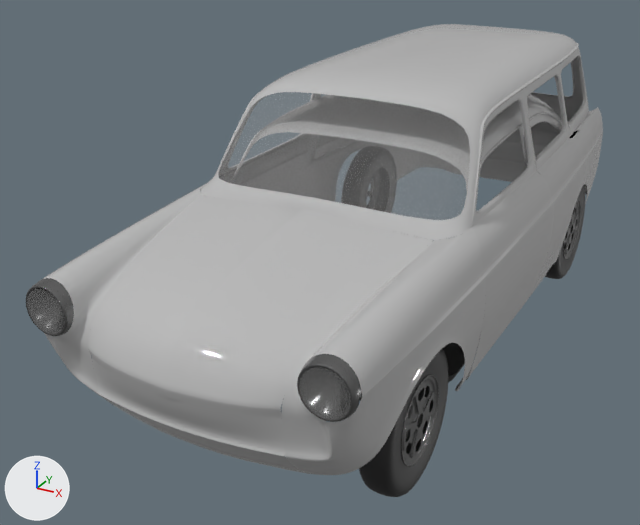
A saved change to the glTF model public/volkswagen-type3.glb.
Camera for both pictures: a camera (50 mm lens) standing at (1.83, -4.18, 1.81) and looking at (-0.29, -0.31, -0.12). The lights are fixed; the arrows at lower left show +X, +Y and +Z. Where no turn or scale is listed for an object, it has been applied to the vertices. Vertices at the same position are counted once.

Names of what the first picture shows: 'bonnet', 'boot_square', 'chassis', 'door_left', 'front_fascia', 'front_wing', 'headlight_lens', 'headlight_ring', 'heater_channel', 'rear_fascia', 'rear_windows_fastback', 'rear_windows_square', 'rear_wing', 'rim_fl_2litre', 'rim_rl_2litre', 'roof_skin_fastback', 'roof_skin_square', 'tyre_fl', 'windscreen'.
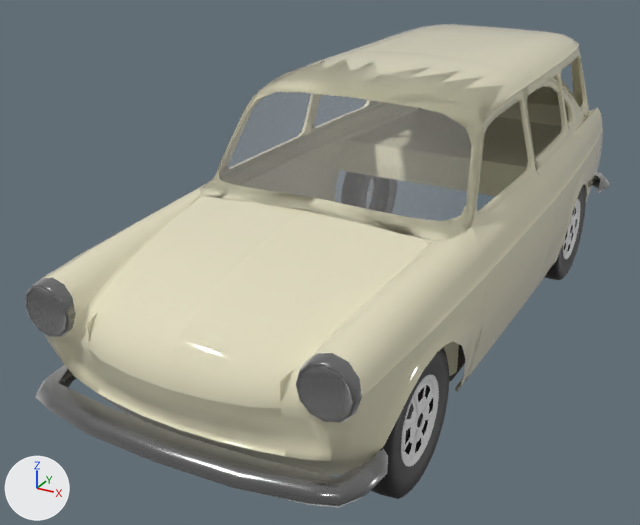
The newer file is also turned or shifted as a whole; pictures and numbers use the older file's frame.

Diff of the bpy script that builds the scene:
```diff
--- a/public/volkswagen-type3.glb.py
+++ b/public/volkswagen-type3.glb.py
@@ mat_chrome @@
 mat_chrome.roughness = 0.2
+mat_chrome.sheen_weight = 1.0
@@ mat_paint @@
 mat_paint = principled_material('paint')
-mat_paint.base_color = (0.5, 0.5, 0.5)  # grey #bcbcbc
+mat_paint.base_color = (0.776, 0.738, 0.539)  # light grey #e4dfc2
 mat_paint.roughness = 0.05
@@ me_cylinder_004 @@
-me_cylinder_004.from_pydata(...)  # 2720 vertices, 5216 faces; spans x 0.716..0.731, y -1.519..-1.141, z -0.6..-0.221
-me_cylinder_004.materials.append(mat_chrome)  # grey #7f7f7f
+me_cylinder_004.from_pydata(...)  # 704 vertices, 1304 faces; spans x 0.716..0.73, y -1.52..-1.14, z -0.6..-0.22
+# me_cylinder_004 part 4: 33 vertices moved within x 0.724..0.73, y -1.516..-1.144, z -0.6..-0.242; 2624 vertices removed from x 0.716..0.731, y -1.519..-1.141, z -0.6..-0.221; 608 vertices added at x 0.716..0.73, y -1.52..-1.14, z -0.6..-0.22
@@ me_cylinder_008 @@
-me_cylinder_008.from_pydata(...)  # 2720 vertices, 5216 faces; spans x 0.716..0.731, y 0.881..1.259, z -0.6..-0.221
-me_cylinder_008.materials.append(mat_chrome)  # grey #7f7f7f
+me_cylinder_008.from_pydata(...)  # 704 vertices, 1304 faces; spans x 0.716..0.73, y 0.875..1.255, z -0.6..-0.22
+# me_cylinder_008 part 5: 1 vertex moved within x 0.725, y 0.92, z -0.41; 2715 vertices removed from x 0.716..0.731, y 0.881..1.259, z -0.6..-0.221; 699 vertices added at x 0.716..0.73, y 0.875..1.255, z -0.6..-0.22
@@ me_cylinder_002 @@
-me_cylinder_002.from_pydata(...)  # 386 vertices, 720 faces; spans x -0.742..0.742, y -1.959..-1.872, z -0.086..0.149
+me_cylinder_002.from_pydata(...)  # 98 vertices, 168 faces; spans x -0.744..0.747, y -1.96..-1.84, z -0.092..0.153
+# me_cylinder_002 part 1: the loose piece of 193 vertices spanning x 0.511..0.742, y -1.959..-1.872, z -0.086..0.149 is rebuilt with 49 vertices and now spans x 0.505..0.747, y -1.96..-1.84, z -0.092..0.153
+# me_cylinder_002 part 2: the loose piece of 193 vertices spanning x -0.742..-0.511, y -1.959..-1.872, z -0.086..0.149 is rebuilt with 49 vertices and now spans x -0.744..-0.503, y -1.96..-1.84, z -0.092..0.153
+# me_cylinder_002 part 3: the surface is now shaded smooth
 me_cylinder_002.materials.append(mat_chrome)
@@ me_plane_015 @@
-me_plane_015.from_pydata(...)  # 984 vertices, 1760 faces; spans x -0.695..0.695, y 0.207..1.585, z 0.17..0.615
+me_plane_015.from_pydata(...)  # 272 vertices, 440 faces; spans x -0.692..0.694, y 0.204..1.59, z 0.366..0.813
+# me_plane_015 part 6: the loose piece of 492 vertices spanning x 0.565..0.695, y 0.207..1.585, z 0.17..0.615 is rebuilt with 136 vertices and now spans x 0.564..0.694, y 0.204..1.59, z 0.366..0.813
 me_plane_015.materials.append(mat_paint)
@@ me_plane_016 @@
-me_plane_016.from_pydata(...)  # 1502 vertices, 2804 faces; spans x -0.68..0.68, y -0.99..1.99, z -0.11..0.73
+me_plane_016.from_pydata(...)  # 397 vertices, 694 faces; spans x -0.68..0.68, y -1.0..2.0, z 0.08..0.93
+# me_plane_016 part 7: 1502 vertices removed from x -0.68..0.68, y -0.99..1.99, z -0.11..0.73; 397 vertices added at x -0.68..0.68, y -1.0..2.0, z 0.08..0.93
 me_plane_016.materials.append(mat_paint)
@@ ob_chassis @@
-ob_chassis = bpy.data.objects.new('chassis', me_plane_017)
@@ ob_body_inner_front_well @@
+ob_body_inner_front_well = bpy.data.objects.new('body_inner_front_well', me_plane_020_1)  # 48 vertices, 60 faces; spans x -0.686..0.686, y -1.927..-0.8, z -0.471..0.208; in mat_paint (light grey #e4dfc2)
+ob_body_inner_front_well.location = (0.001, -0.003, 0.199)
@@ ob_body_frunk @@
+ob_body_frunk = bpy.data.objects.new('body_frunk', me_plane_018_1)  # 12 vertices, 12 faces; spans x -0.592..0.592, y -1.825..-0.971, z -0.201..0.254; in mat_paint (light grey #e4dfc2)
+ob_body_frunk.location = (0.001, -0.003, 0.199)
@@ ob_body_boot_floor @@
+ob_body_boot_floor = bpy.data.objects.new('body_boot_floor', me_plane_014_1)  # 15 vertices, 16 faces; spans x -0.77..0.77, y 0.8..1.97, z -0.18..0.0; in mat_paint (light grey #e4dfc2)
+ob_body_boot_floor.location = (0.001, -0.003, 0.199)
@@ ob_bumper_rear @@
+ob_bumper_rear = bpy.data.objects.new('bumper_rear', me_cube_001)  # 57 vertices, 88 faces; spans x -0.78..0.78, y 1.69..2.13, z -0.4..-0.31; in mat_chrome (grey #7f7f7f)
+ob_bumper_rear.location = (0.001, -0.003, 0.199)
@@ ob_bumper_front @@
+ob_bumper_front = bpy.data.objects.new('bumper_front', me_cube)  # 57 vertices, 88 faces; spans x -0.78..0.78, y -2.11..-1.66, z -0.41..-0.32; in mat_chrome (grey #7f7f7f)
+ob_bumper_front.location = (0.001, -0.003, 0.199)
@@ ob_chassis_pan @@
+ob_chassis_pan = bpy.data.objects.new('chassis_pan', me_plane_006)  # 101 vertices, 164 faces; spans x -0.69..0.69, y -1.18..0.69, z -0.55..-0.47; in mat_chassis (black #202020)
+ob_chassis_pan.location = (0.001, -0.003, 0.199)
```

What differs and where, as boxes (x1, y1, x2, y2) in the pictures (640 x 525 px):
'bonnet', recoloured (grey to white): (88, 195, 433, 418) in both
'front_wing', recoloured: (43, 184, 486, 475) in both
'roof_skin_square', recoloured: (200, 24, 579, 240) in both
'bumper_front', added: after (35, 365, 388, 508)
'roof_skin_fastback', recoloured, reshaped: before (334, 95, 573, 228); after (201, 50, 587, 240)
'door_left', recoloured: (470, 90, 554, 374) in both
'front_fascia', recoloured: (92, 358, 308, 474) in both
'rear_wing', recoloured: (532, 107, 603, 294) in both
'body_boot_floor', added: after (478, 117, 561, 196)
'headlight_ring', surface changed, reshaped: before (26, 278, 361, 422); after (25, 277, 362, 423)
'rear_windows_square', recoloured: (313, 47, 589, 171) in both
'rim_fl_2litre', surface changed: (401, 374, 439, 467) in both
'boot_square', recoloured: (498, 57, 583, 133) in both
'rear_fascia', recoloured: (479, 141, 546, 182) in both
'rear_windows_fastback', recoloured, reshaped: before (519, 114, 562, 171); after (523, 80, 582, 167)
'chassis', deleted (black): before (356, 237, 481, 400)
'body_inner_front_well', added: after (87, 196, 459, 399)
'rim_rl_2litre', surface changed, reshaped: before (563, 199, 581, 259); after (563, 199, 580, 259)
'bumper_rear', added: after (592, 172, 610, 193)
'chassis_pan', added: after (349, 220, 486, 382)
'heater_channel', recoloured: (460, 294, 532, 382) in both
'body_frunk', added: after (198, 197, 431, 244)
part 1 of me_cylinder_002, rebuilt: before (297, 354, 361, 422); after (296, 353, 362, 423)
part 2 of me_cylinder_002, rebuilt (6% wider): before (26, 278, 74, 336); after (25, 277, 76, 337)
